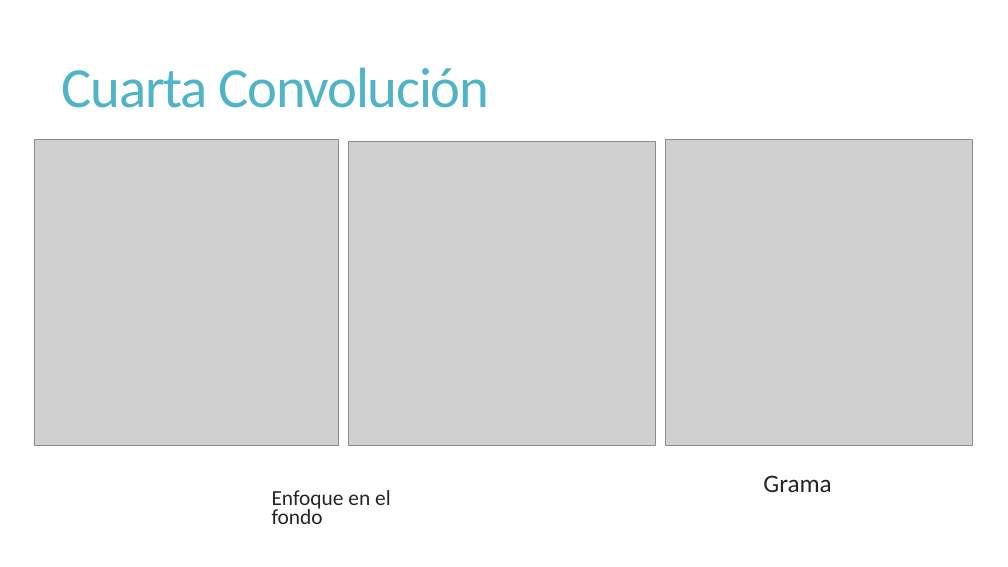
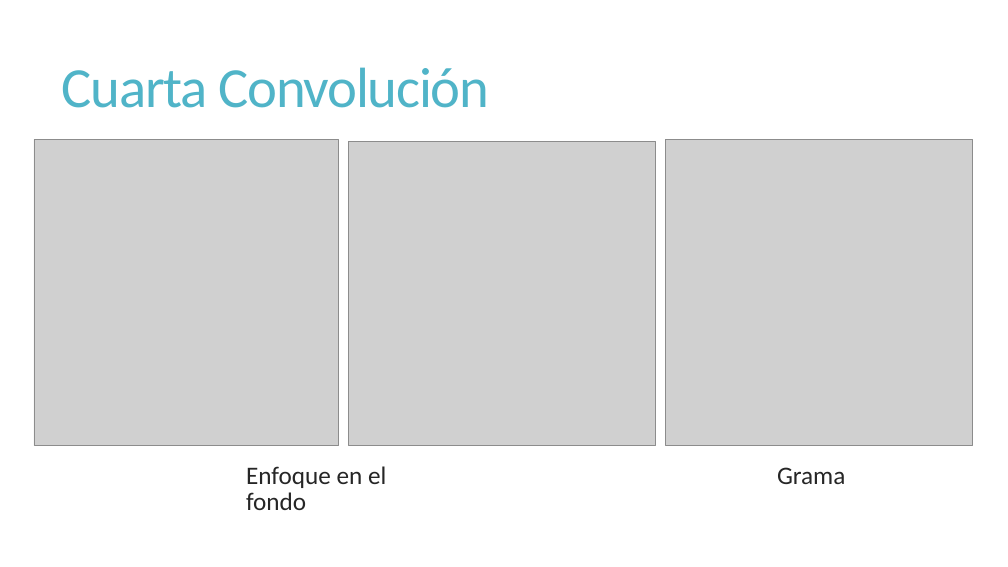
Before and after one commit to JoseGuzmanZamora/ArtClassification, a slide deck: slide 17 of ArtClassification.pptx. Drawn at 1008x567 pixels with LibreOffice and Linux fonts; fonts in the diff are those of the drawing; grey boxes stand for pictures. Boxes give left, top, right and bottom in pixels: in the first picture for what was removed or moved away, otherwise in the second. Text is boxed around its words. In the diff, an @@ line names an element or a change of style, - is before the commit and + after.

```diff
--- a/ArtClassification.pptx
+++ b/ArtClassification.pptx
@@ text "Enfoque en el fondo": place and size @@
-text "Enfoque en el fondo" at <box>272,490,391,524</box>
+text "Enfoque en el fondo" at <box>246,466,386,510</box>
@@ text "Enfoque en el fondo" at <box>246,466,386,510</box>: size 20.4 to 24 pt; line spacing 0.75 to 0.85 @@
@@ text "Grama": place and size @@
-text "Grama" at <box>763,475,831,492</box>
+text "Grama" at <box>777,467,845,484</box>
```
Also in this commit, not shown: 13 other slides changed, 2 slides added, 1 slide removed, 19 other files.
